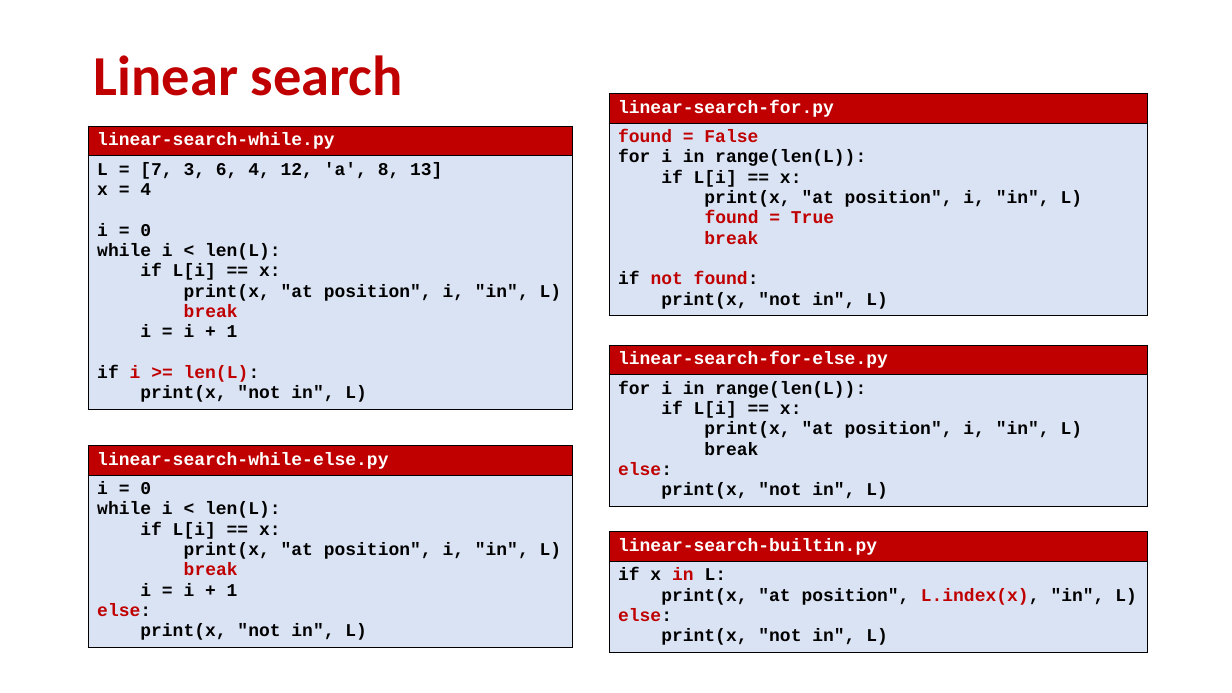
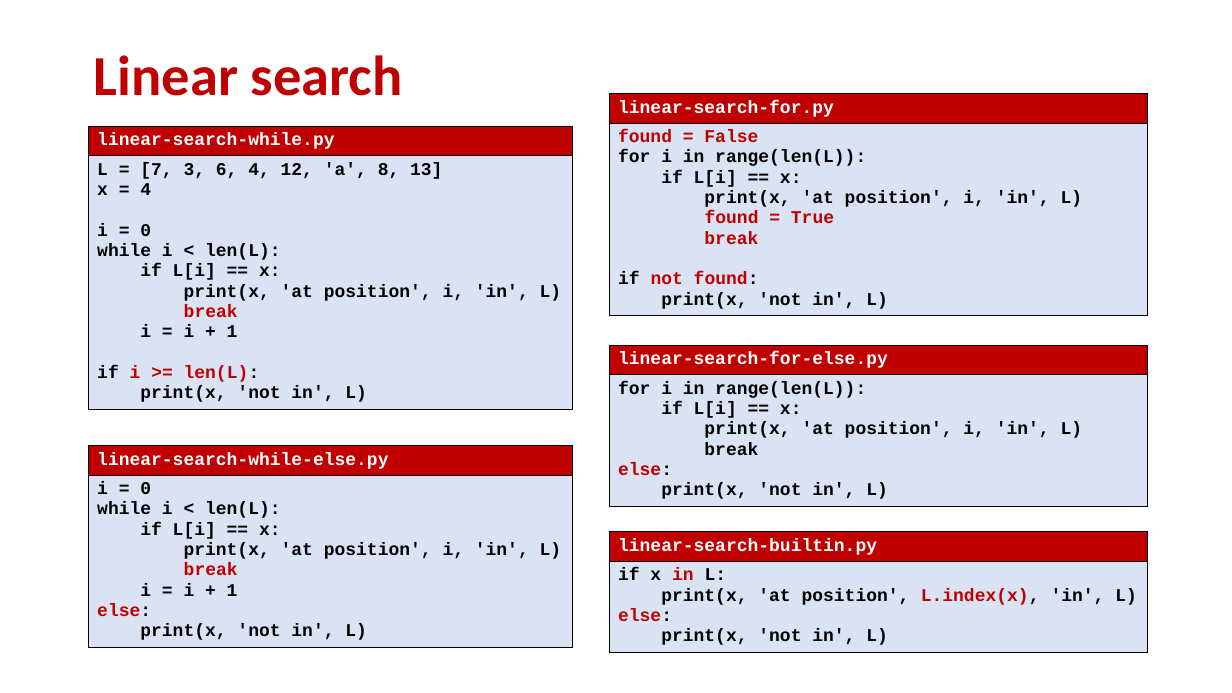
Before and after one commit to gsbrodal/gsbrodal.github.io, a slide deck: slide 23 of ipsa/slides/lists.pptx. Drawn at 1232x693 pixels with LibreOffice and Linux fonts; fonts in the diff are those of the drawing. Boxes give left, top, right and bottom in pixels: in the first picture for what was removed or moved away, otherwise in the second. Text is boxed around its words. In the diff, an @@ line names an element or a change of style, - is before the commit and + after.

```diff
--- a/ipsa/slides/lists.pptx
+++ b/ipsa/slides/lists.pptx
@@ table at <box>609,93,1148,327</box> @@
@@ row 2, column 1: "found = False / for i in range(len(L)): / if L[i] == x: / print(x, "at position", i, "in", L) / found = True / break / if not found: / print(x, "not in", L)" to "found = False / for i in range(len(L)): / if L[i] == x: / print(x, 'at position', i, 'in', L) / found = True / break / if not found: / print(x, 'not in', L)" @@
@@ table at <box>88,126,572,424</box> @@
@@ row 2, column 1: "L = [7, 3, 6, 4, 12, 'a', 8, 13] / x = 4 / i = 0 / while i < len(L): / if L[i] == x: / print(x, "at position", i, "in", L) / break / i = i + 1 / if i >= len(L): / print(x, "not in", L)" to "L = [7, 3, 6, 4, 12, 'a', 8, 13] / x = 4 / i = 0 / while i < len(L): / if L[i] == x: / print(x, 'at position', i, 'in', L) / break / i = i + 1 / if i >= len(L): / print(x, 'not in', L)" @@
@@ table at <box>609,345,1148,514</box> @@
@@ row 2, column 1: "for i in range(len(L)): / if L[i] == x: / print(x, "at position", i, "in", L) / break / else: / print(x, "not in", L)" to "for i in range(len(L)): / if L[i] == x: / print(x, 'at position', i, 'in', L) / break / else: / print(x, 'not in', L)" @@
@@ table at <box>88,445,572,658</box> @@
@@ row 2, column 1: "i = 0 / while i < len(L): / if L[i] == x: / print(x, "at position", i, "in", L) / break / i = i + 1 / else: / print(x, "not in", L)" to "i = 0 / while i < len(L): / if L[i] == x: / print(x, 'at position', i, 'in', L) / break / i = i + 1 / else: / print(x, 'not in', L)" @@
@@ table at <box>609,531,1148,658</box> @@
@@ row 2, column 1: "if x in L: / print(x, "at position", L.index(x), "in", L) / else: / print(x, "not in", L)" to "if x in L: / print(x, 'at position', L.index(x), 'in', L) / else: / print(x, 'not in', L)" @@
```
Also in this commit, not shown: 2 other slides changed, 5 other files.
